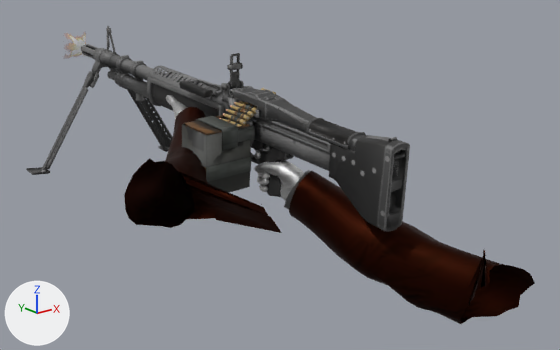
A saved change to the OBJ model GameData/Animations/LMG/Fire/frame_2.obj.
Both versions are drawn from a camera (50 mm lens) standing at (-1.46, -1.52, 0.38) and looking at (0.18, 0.54, -0.44). Every picture has the same lights, and +X, +Y and +Z are marked at lower left. Where no turn or scale is listed for an object, it has been applied to the vertices.
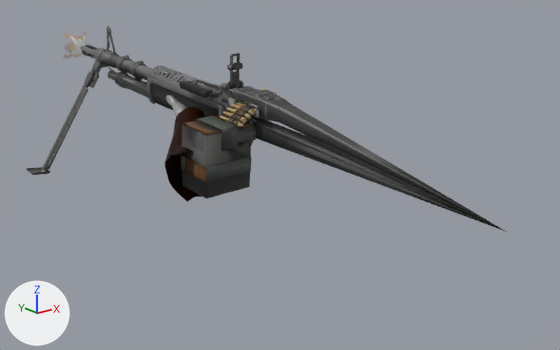
Location of each change, [x1, y1, x2, y2] in pixels of the pictures (560 x 350 px):
'Mesh.005', reshaped (25% wider)
    before: [26, 26, 410, 231]
    after: [26, 26, 507, 232]
'PlayerModelMerged.001_PlayerModelMerged', reshaped
    before: [124, 95, 535, 325]
    after: [165, 95, 206, 202]
part 1 of me_mesh_005, deleted (black)
    before: [117, 69, 405, 197]
part 2 of me_mesh_005, cut back
    before: [81, 44, 410, 231]
    after: [81, 47, 253, 127]
part 3 of me_mesh_005, added
    after: [246, 106, 507, 232]
part 4 of me_playermodelmerged_001_playermodelmerged, deleted
    before: [254, 150, 304, 201]
part 5 of me_playermodelmerged_001_playermodelmerged, deleted (black)
    before: [289, 171, 535, 325]
part 6 of me_playermodelmerged_001_playermodelmerged, deleted
    before: [284, 170, 310, 209]
part 7 of me_playermodelmerged_001_playermodelmerged, deleted
    before: [124, 151, 282, 233]

Diff of the bpy script that builds the scene:
```diff
--- a/GameData/Animations/LMG/Fire/frame_2.obj.py
+++ b/GameData/Animations/LMG/Fire/frame_2.obj.py
@@ me_mesh_005 @@
 # used by ob_mesh_005; location = (0.0, 0.0, 0.0)
-me_mesh_005.from_pydata(...)  # 10811 vertices, 20781 faces, 17 loose edges; spans x -0.31..0.41, y -0.1..1.8, z -0.62..0.0
+me_mesh_005.from_pydata(...)  # 3878 vertices, 6644 faces, 13 loose edges; spans x -0.31..0.14, y -0.46..1.8, z -0.61..0.0
+# me_mesh_005 part 1: 18 loose pieces with 1225 vertices, spanning x 0.04..0.41, y -0.09..1.66, z -0.62..-0.13, are deleted
+# me_mesh_005 part 2: 219 vertices moved within x -0.11..0.12, y 0.48..1.8, z -0.3..-0.02; 5802 vertices removed from x -0.15..0.15, y -0.1..1.8, z -0.45..-0.06; 93 vertices added at x -0.06..0.11, y 0.49..1.46, z -0.25..-0.02
+# me_mesh_005 part 3: 1 vertex added at x 0.12, y -0.46, z -0.34
 me_mesh_005.materials.append(mat_bits_m)
@@ me_playermodelmerged_001_playermodelmerged @@
 # used by ob_playermodelmerged_001_playermodelmerged; location = (0.0, 0.0, 0.0)
-me_playermodelmerged_001_playermodelmerged.from_pydata(...)  # 1157 vertices, 2192 faces; spans x -0.496..0.461, y -0.346..1.047, z -0.754..-0.205
+me_playermodelmerged_001_playermodelmerged.from_pydata(...)  # 475 vertices, 890 faces; spans x -0.222..0.145, y 0.531..1.047, z -0.48..-0.205
+# me_playermodelmerged_001_playermodelmerged part 4: the loose piece of 328 vertices spanning x 0.043..0.142, y 0.271..0.541, z -0.479..-0.326 is deleted
+# me_playermodelmerged_001_playermodelmerged part 5: the loose piece of 208 vertices spanning x 0.025..0.461, y -0.346..0.351, z -0.754..-0.348 is deleted
+# me_playermodelmerged_001_playermodelmerged part 6: the loose piece of 40 vertices spanning x 0.027..0.167, y 0.213..0.368, z -0.514..-0.348 is deleted
+# me_playermodelmerged_001_playermodelmerged part 7
+# 106 vertices are removed from x -0.496..-0.134, y -0.047..0.63, z -0.481..-0.238
+# 210 faces are deleted
 me_playermodelmerged_001_playermodelmerged.materials.append(mat_gloves)
```
